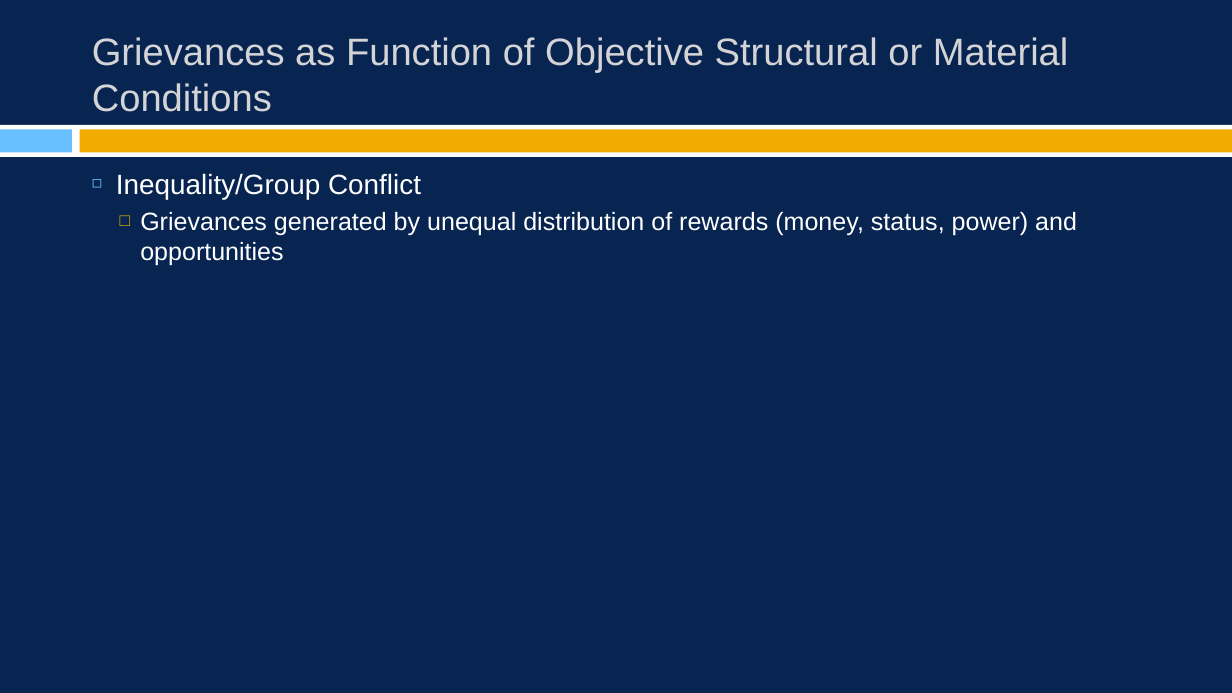
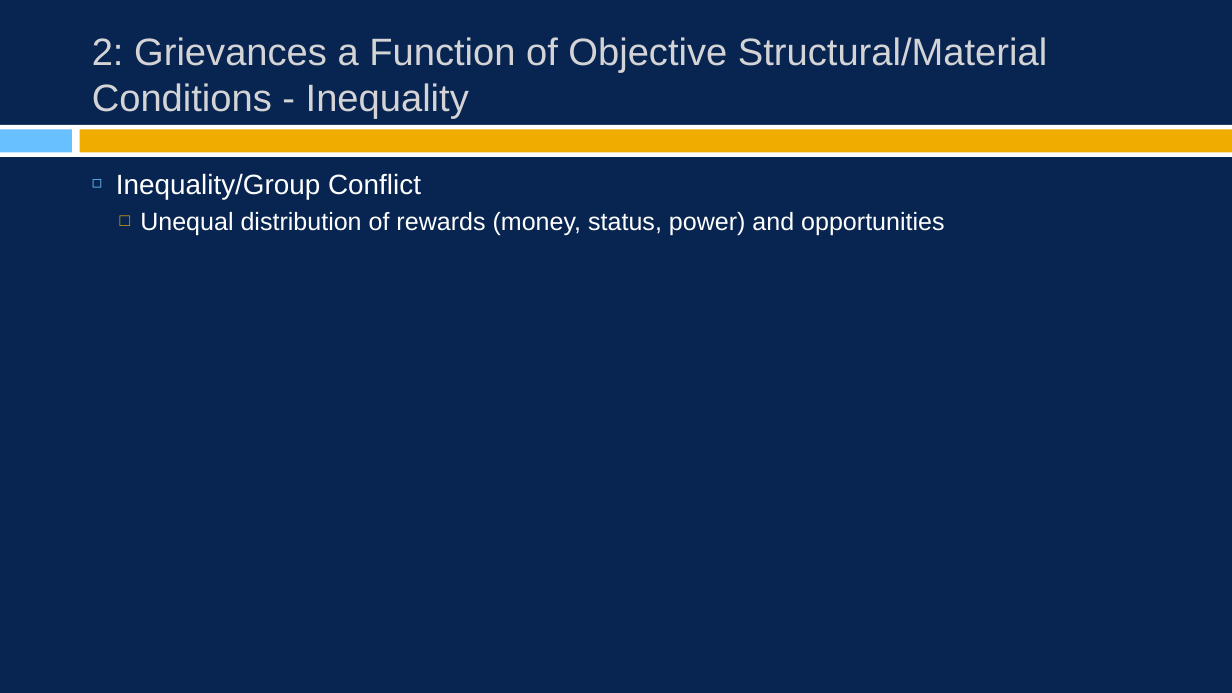
Before and after one commit to burrelvannjr/movements_csuf, a slide deck: slide 10 of ppts/notes/ch_2.pptx (slide 8 before the commit). Drawn at 1232x693 pixels with LibreOffice and Linux fonts; fonts in the diff are those of the drawing. Boxes give left, top, right and bottom in pixels: in the first picture for what was removed or moved away, otherwise in the second. Text is boxed around its words. In the diff, an @@ line names an element or a change of style, - is before the commit and + after.

```diff
--- a/ppts/notes/ch_2.pptx
+++ b/ppts/notes/ch_2.pptx
@@ title at [92,37,1047,119]: text changed @@
-Grievances as Function of Objective Structural or Material Conditions
+2: Grievances a Function of Objective Structural/Material Conditions - Inequality
@@ text at [140,212,944,235]: text changed @@
-  □ Grievances generated by unequal distribution of rewards (money, status, power) and opportunities
+  □ Unequal distribution of rewards (money, status, power) and opportunities
```
Also in this commit, not shown: 22 other slides changed, 7 slides added, 5 other files.
